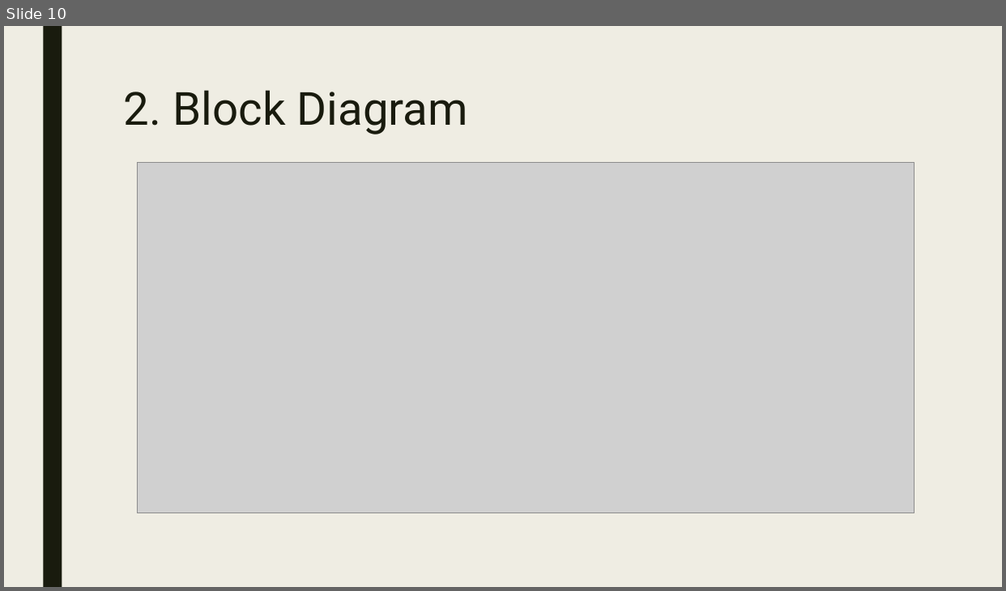
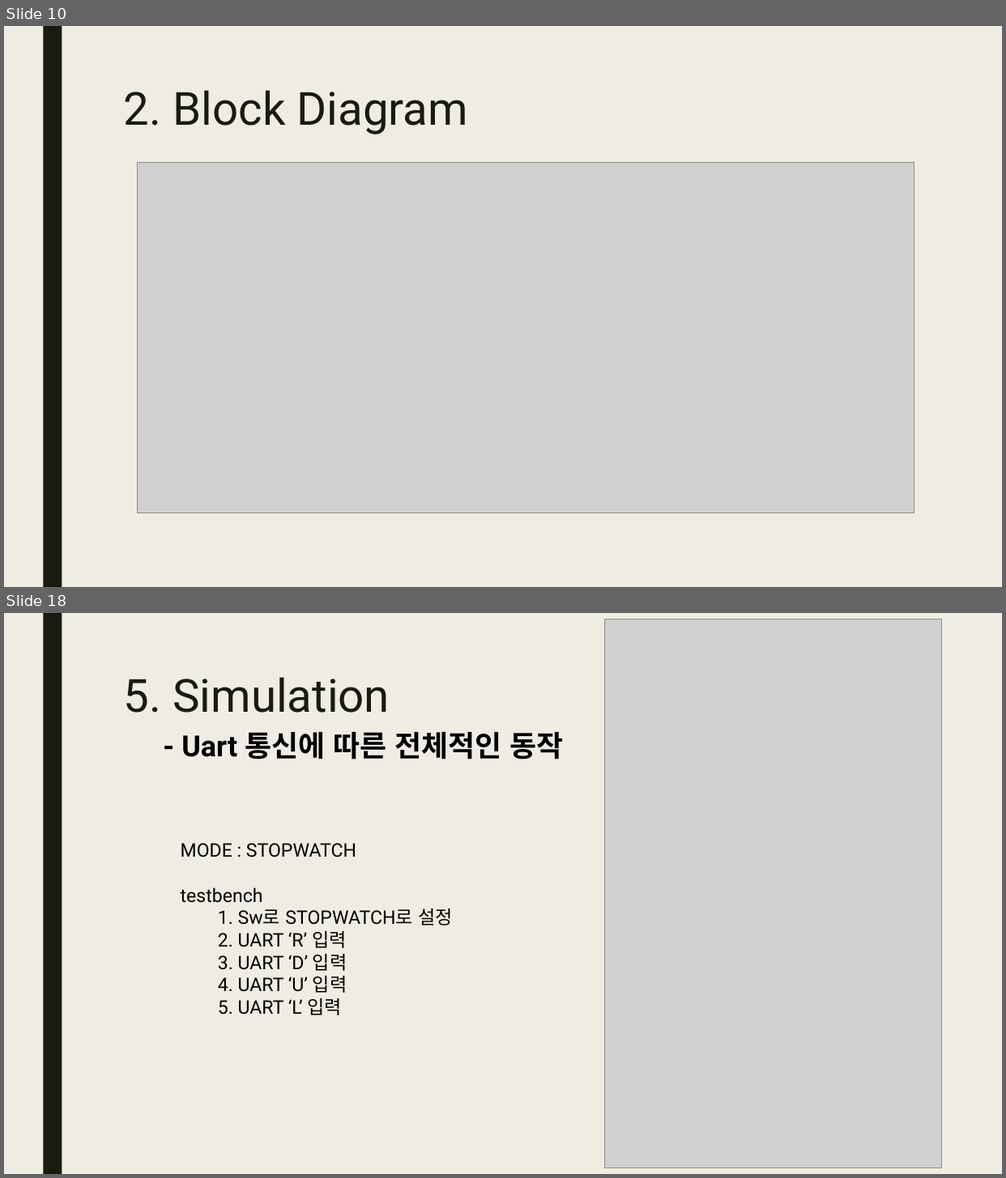
Before and after one commit to JunHyoung0608/Verilog_2026_Project, a slide deck: L01_uart_stopwatch_watch/이준형_stopwatch_watch_rev1.pptx. Shown one above the other, each under a label of ours: slide 10 before the commit, slides 10 and 18 after it; the slides between them are not shown. The pictures are 1006x591 and 1006x1178 pixels, drawn with LibreOffice and Linux fonts; fonts in the diff are those of the drawing; grey boxes stand for pictures. Boxes give left, top, right and bottom in pixels: in the first picture for what was removed or moved away, otherwise in the second. Text is boxed around its words. In the diff, an @@ line names an element or a change of style, - is before the commit and + after.

Commit message:
L02_add_Uart_rx1

```diff
--- a/L01_uart_stopwatch_watch/이준형_stopwatch_watch_rev1.pptx
+++ b/L01_uart_stopwatch_watch/이준형_stopwatch_watch_rev1.pptx
@@ slide 18 added at bbox=[4, 613, 1002, 1174], background #EFEDE3; not listed: 1 template element that a slide beside it also shows @@
@@ picture added at bbox=[604, 619, 942, 1169] @@
@@ title added at bbox=[124, 677, 390, 713], 44 pt, text #191B0E @@
+5. Simulation
@@ text added at bbox=[181, 732, 563, 760], 28 pt, text #000000, bold @@
+- Uart 통신에 따른 전체적인 동작
@@ text added at bbox=[181, 843, 453, 1016], 18 pt, text #000000 @@
+MODE : STOPWATCH
+testbench
+  1. Sw로 STOPWATCH로 설정
+  2. UART ‘R’ 입력
+  3. UART ‘D’ 입력
+  4. UART ‘U’ 입력
+  5. UART ‘L’ 입력
```
Also in this commit, not shown: 1 slide changed, 11 other slides added, 37 slides removed, 4 other files.
